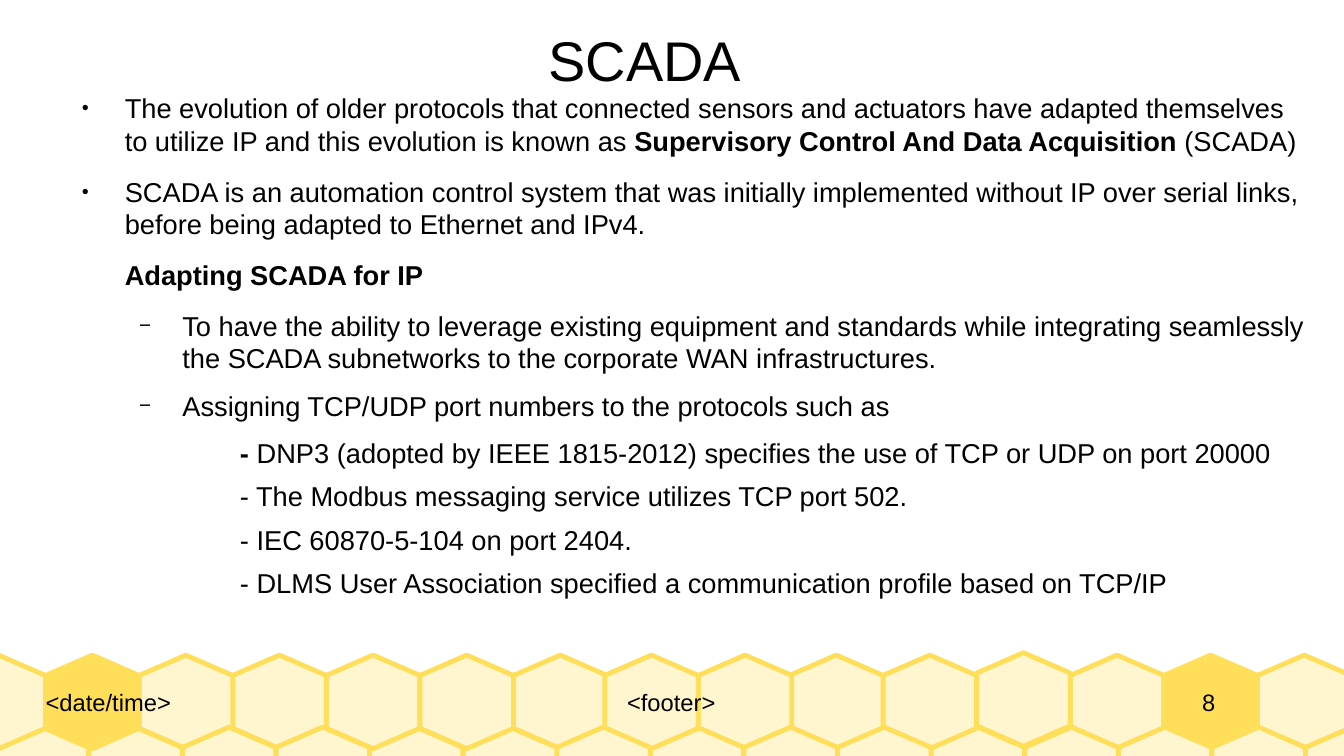
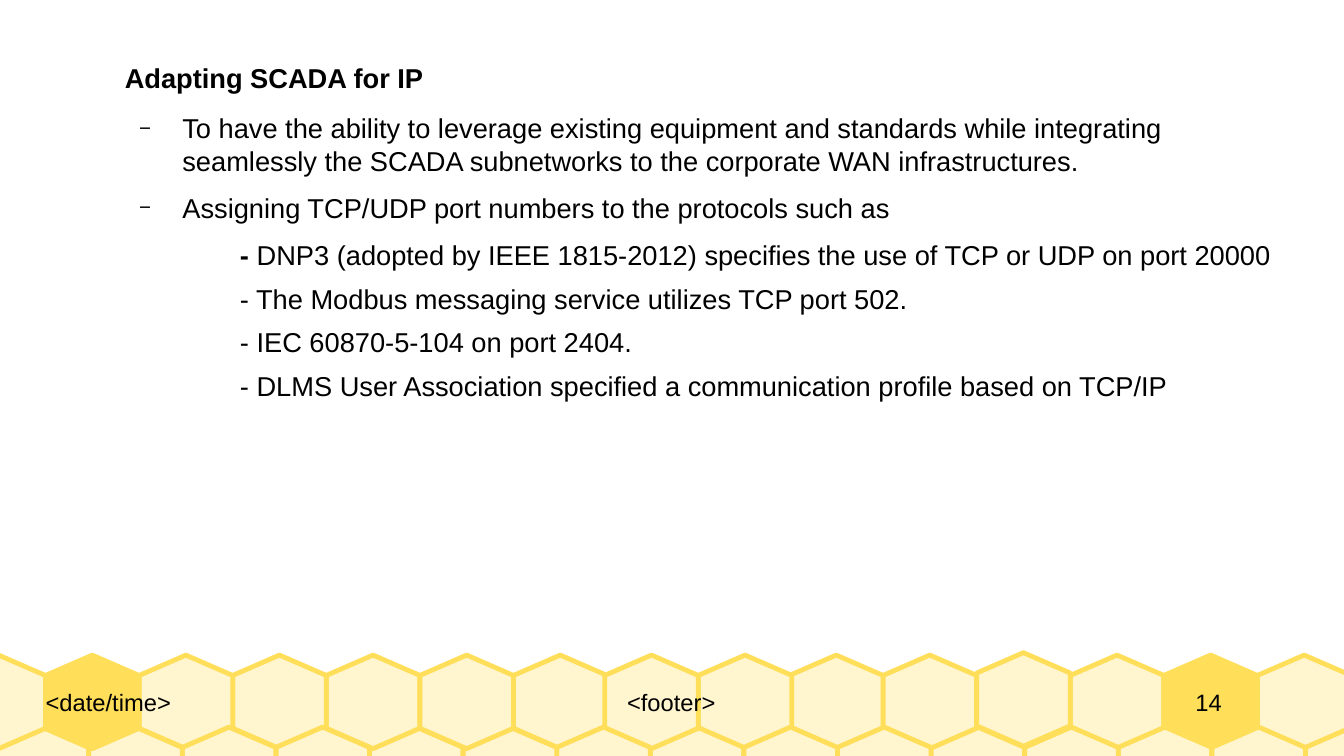
Before and after one commit to Dihfahsih1/Masters-Software-Engineering, a slide deck: slide 14 of yr-sem1/IoT/chapter-6-slides.odp (slide 8 before the commit). Drawn at 1344x756 pixels with LibreOffice and Linux fonts; fonts in the diff are those of the drawing. Boxes give left, top, right and bottom in pixels: in the first picture for what was removed or moved away, otherwise in the second. Text is boxed around its words. In the diff, an @@ line names an element or a change of style, - is before the commit and + after.

```diff
--- a/yr-sem1/IoT/chapter-6-slides.odp
+++ b/yr-sem1/IoT/chapter-6-slides.odp
@@ title removed at <box>549,42,741,82</box> @@
-SCADA
@@ text "Adapting SCADA for IP": place and size @@
-text "Adapting SCADA for IP" at <box>125,98,1304,598</box>
+text "Adapting SCADA for IP" at <box>125,68,1271,401</box>
@@ text at <box>125,98,1298,239</box>: paragraphs removed @@
-● The evolution of older protocols that connected sensors and actuators have adapted themselves to utilize IP and this evolution is known as Supervisory Control And Data Acquisition (SCADA)
-● SCADA is an automation control system that was initially implemented without IP over serial links, before being adapted to Ethernet and IPv4.
@@ page number at <box>1195,694,1221,711</box>: text changed @@
-8
+14
```
Also in this commit, not shown: 10 other slides changed, 15 slides added, 5 slides removed, 6 other files.
